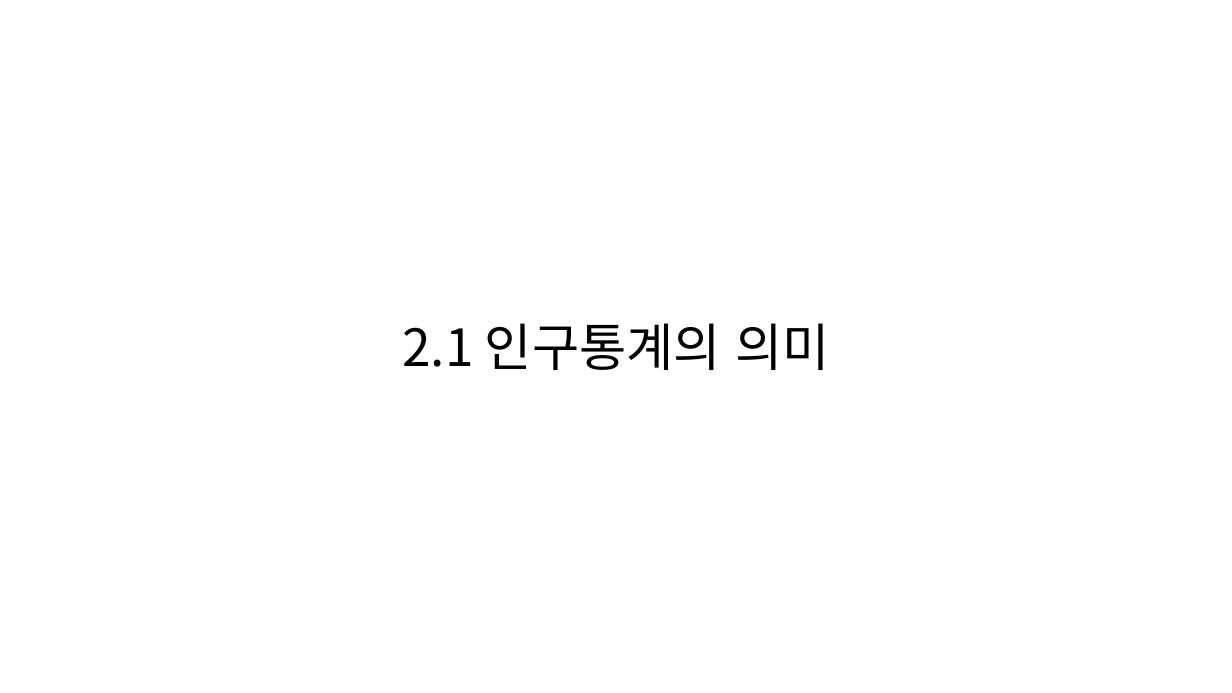
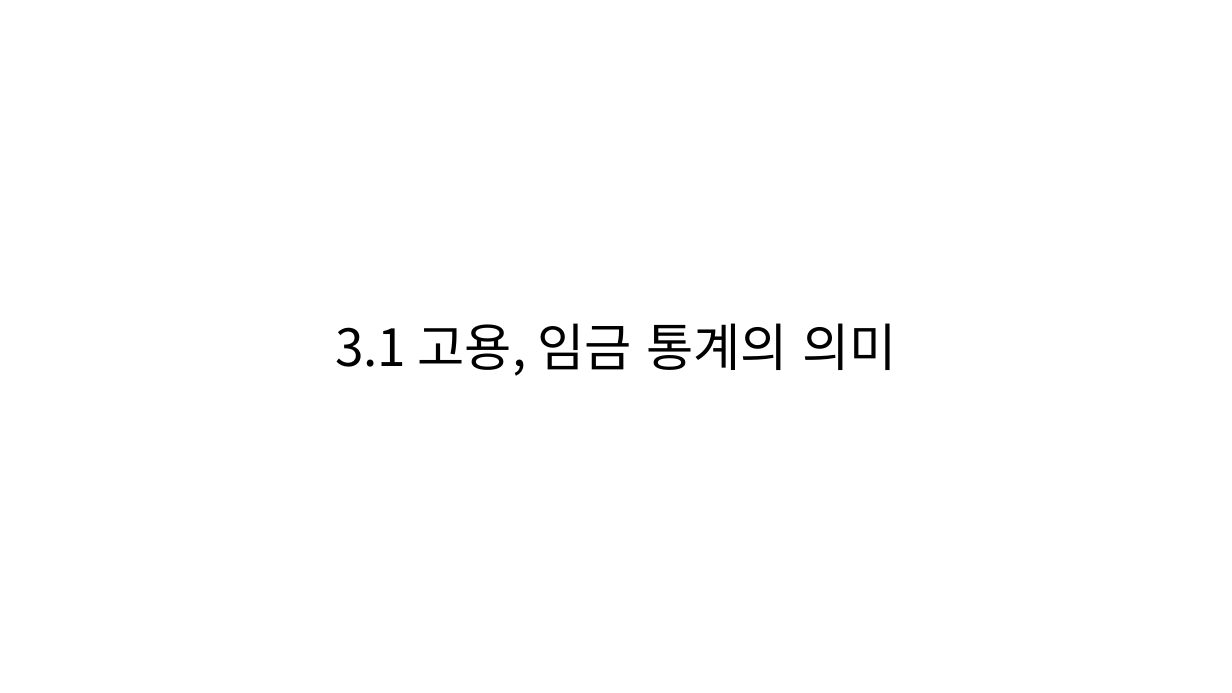
Before and after one commit to KNOU-STUDY/KNOU-UNDERSTANDING-NATIONAL-STATISTICS, a slide deck: slide 3 of previous_question/3장-고용,임금 통계.pptx. Drawn at 1232x693 pixels with LibreOffice and Linux fonts; fonts in the diff are those of the drawing. Boxes give left, top, right and bottom in pixels: in the first picture for what was removed or moved away, otherwise in the second. Text is boxed around its words. In the diff, an @@ line names an element or a change of style, - is before the commit and + after.

```diff
--- a/previous_question/3장-고용,임금 통계.pptx
+++ b/previous_question/3장-고용,임금 통계.pptx
@@ text at (335,323,896,376): text changed @@
-2.1 인구통계의 의미
+3.1 고용, 임금 통계의 의미
```
Also in this commit, not shown: 1 other slide changed, 10 slides added, 16 slides removed.
